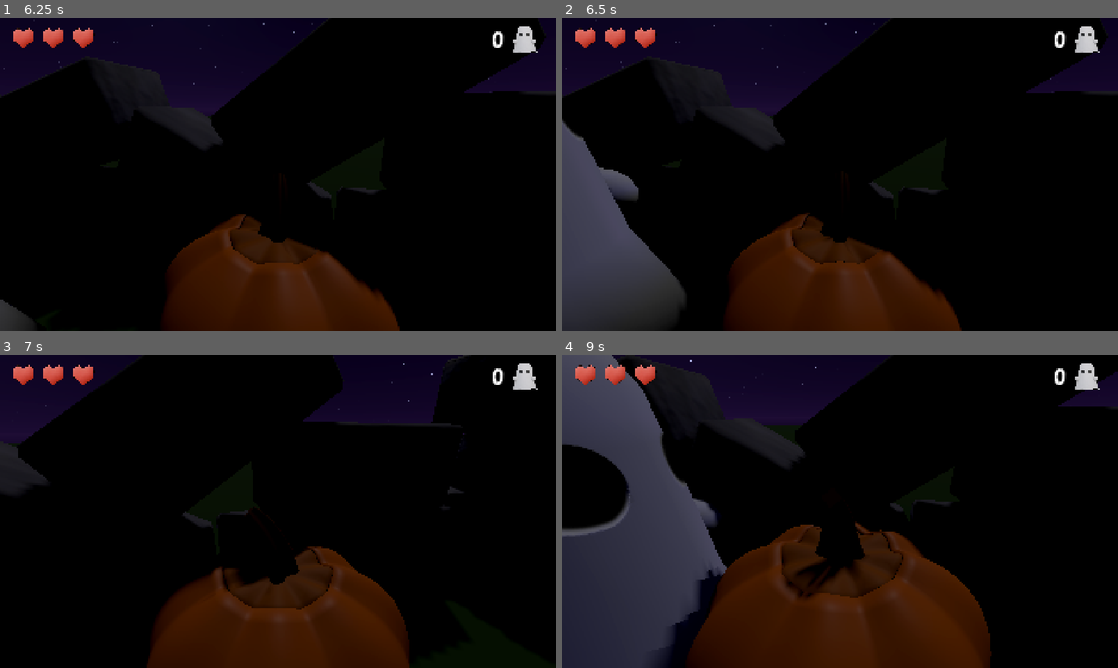
Above: before the commit, frames 1-4 (two rows, left to right).
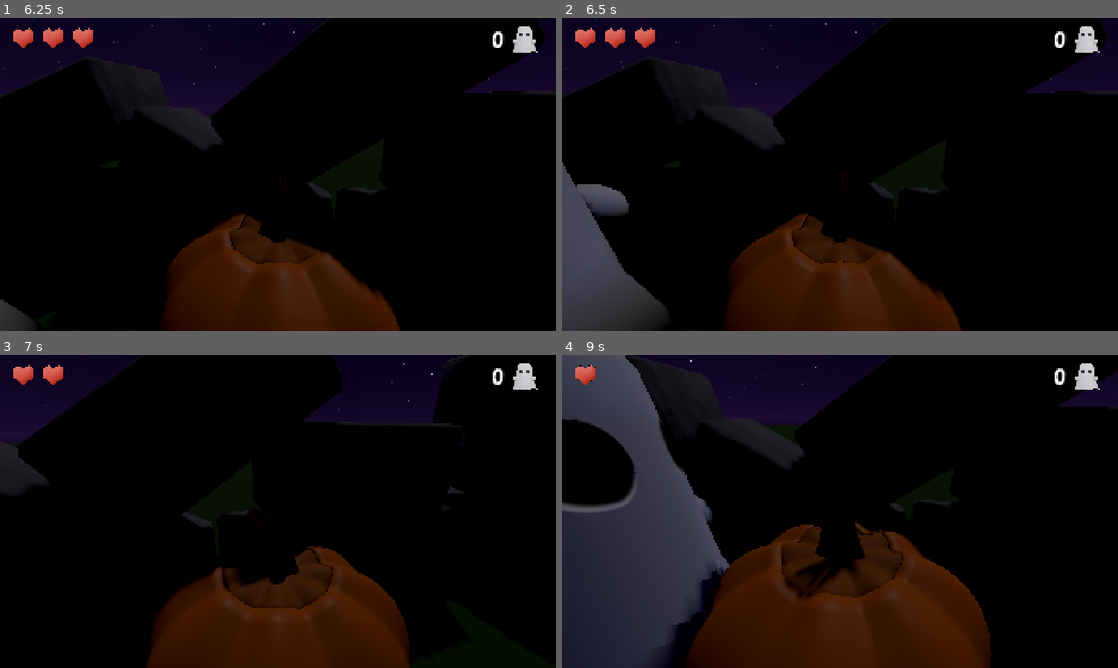
Above: after the commit, the same moments.

Repository: Dempsey845/moonlit-mayhem
Game: Godot game, scene res://Graveyard/graveyard.tscn
Two runs of this game, one before a commit and one after it. Both use one fixed random seed, a clock stepped at 60 frames per second and the inputs below.
Inputs (mouse positions are in pixels of both pictures, inside the frame that each line leads up to):
- Up to frame 1 (6.25 s): tap Enter at 0.5 s; move the mouse to (305, 174) at 0.52 s; hold W (move_forward) 0.53-5.78 s; tap E (interact) every 0.75 s from 0.6 to 5.85 s; click (305, 174) at 0.67 s; move the mouse to (250, 174) at 1.27 s; move the mouse to (289, 168) at 2.02 s; move the mouse to (272, 180) at 2.77 s; click (272, 180) at 2.92 s; move the mouse to (316, 177) at 3.52 s; move the mouse to (233, 171) at 4.27 s; move the mouse to (283, 174) at 5.02 s; click (283, 174) at 5.17 s; move the mouse to (255, 168) at 5.77 s; hold D (move_right) from 5.78 s (still down)
- Up to frame 2 (6.5 s): keep holding D (move_right)
- Up to frame 3 (7 s): move the mouse to (305, 511) at 6.52 s; release D (move_right) at 6.53 s; hold W (move_forward) from 6.53 s (still down); tap E (interact) at 6.6 s
- Up to frame 4 (9 s): move the mouse to (812, 511) at 7.27 s; tap E (interact) at 7.35, 8.1, 8.85 s; click (812, 511) at 7.42 s; move the mouse to (851, 505) at 8.02 s; move the mouse to (834, 517) at 8.77 s; release W (move_forward) at 8.78 s; hold A (move_left) from 8.78 s (still down)

Frame 1 is identical in both runs. In frame 2, 3.5% of the frame differs, in the area x 0-23%, y 32-96%; in frame 3, 0.2%; in frame 4, 3.2%.

Commit message:
Implemented the ghost attack and player damage.

Diff:
--- a/Ghost/ghost.gd
+++ b/Ghost/ghost.gd
@@ -4,15 +4,18 @@
 enum State { CHASE, FLEE, DEAD }
 
 @export var player: Node3D
+@export var player_health: PlayerHealth
 @export var chase_speed: float = 3.0
 @export var flee_speed: float = 4.0
 @export var repath_interval: float = 0.25
 @export var scatter_interval_min: float = 0.7
 @export var scatter_interval_max: float = 1.5
+@export var attack_cooldown: float = 1.0
 
 @onready var navigation_agent: NavigationAgent3D = $NavigationAgent3D
 @onready var animation_player: AnimationPlayer = %AnimationPlayer
 @onready var ghost_visual: GhostVisual = $Ghost
+@onready var attack_area: Area3D = $AttackArea
 
 var state: State = State.DEAD
 var repath_timer: float = 0.0
@@ -21,6 +24,9 @@
 var original_collision_mask: int
 
 var start_position: Vector3
+
+var is_attacking: bool = false
+var attack_cooldown_timer: float = 0.0
 
 
 func _ready() -> void:
@@ -31,6 +37,8 @@
 
 	navigation_agent.velocity_computed.connect(_on_velocity_computed)
 
+	animation_player.animation_finished.connect(_on_animation_finished)
+
 
 func _physics_process(delta: float) -> void:
 	if state == State.DEAD:
@@ -39,6 +47,30 @@
 	if not is_instance_valid(player):
 		velocity = Vector3.ZERO
 		navigation_agent.velocity = Vector3.ZERO
+		return
+
+	attack_cooldown_timer = maxf(attack_cooldown_timer - delta, 0.0)
+
+	if (
+		state == State.CHASE
+		and not is_attacking
+		and attack_cooldown_timer <= 0.0
+		and animation_player.current_animation != &"revive"
+		and attack_area.overlaps_body(player)
+	):
+		_start_attack()
+
+	if is_attacking:
+		navigation_agent.velocity = Vector3.ZERO
+		velocity.x = 0.0
+		velocity.z = 0.0
+
+		if not is_on_floor():
+			velocity += get_gravity() * delta
+		else:
+			velocity.y = 0.0
+
+		move_and_slide()
 		return
 
 	if NavigationServer3D.map_get_iteration_id(
@@ -121,6 +153,12 @@
 		return
 
 	state = new_state
+
+	if is_attacking:
+		is_attacking = false
+		attack_cooldown_timer = attack_cooldown
+		animation_player.play("bob")
+
 	repath_timer = 0.0
 
 
@@ -145,6 +183,10 @@
 	global_position = start_position
 	velocity = Vector3.ZERO
 	repath_timer = 0.0
+
+	is_attacking = false
+	attack_cooldown_timer = 0.0
+
 	state = start_state
 
 	ghost_visual.reset_death_effect()
@@ -163,7 +205,11 @@
 	animation_player.play("bob")
 
 func _on_velocity_computed(safe_velocity: Vector3) -> void:
-	if state == State.DEAD or not is_instance_valid(player):
+	if (
+		state == State.DEAD
+		or is_attacking
+		or not is_instance_valid(player)
+	):
 		return
 
 	velocity.x = safe_velocity.x
@@ -178,3 +224,38 @@
 		)
 
 	move_and_slide()
+
+func _start_attack() -> void:
+	is_attacking = true
+
+	velocity.x = 0.0
+	velocity.z = 0.0
+	navigation_agent.velocity = Vector3.ZERO
+
+	var direction: Vector3 = player.global_position - global_position
+	direction.y = 0.0
+
+	if direction.length_squared() > 0.001:
+		rotation.y = atan2(-direction.x, -direction.z)
+
+	ghost_visual.play_attack_animation()
+
+
+func _on_animation_finished(animation_name: StringName) -> void:
+	if animation_name != &"attack" or not is_attacking:
+		return
+
+	is_attacking = false
+	attack_cooldown_timer = attack_cooldown
+	repath_timer = 0.0
+
+	if state != State.DEAD:
+		animation_player.play("bob")
+
+func attack():
+	var overlapping_bodies = attack_area.get_overlapping_bodies()
+
+	for body in overlapping_bodies:
+		if body is Player:
+			player_health.take_damage(1)
+			return
--- a/Ghost/ghost.tscn
+++ b/Ghost/ghost.tscn
@@ -84,6 +84,20 @@
 "update": 0,
 "values": [Vector3(0, 3.1415925, 0), Vector3(0.2443461, 3.1415927, 0), Vector3(0, 3.1415925, 0)]
 }
+tracks/3/type = "method"
+tracks/3/imported = false
+tracks/3/enabled = true
+tracks/3/path = NodePath("..")
+tracks/3/interp = 1
+tracks/3/loop_wrap = true
+tracks/3/keys = {
+"times": PackedFloat32Array(0.2),
+"transitions": PackedFloat32Array(1),
+"values": [{
+"args": [],
+"method": &"attack"
+}]
+}
 
 [sub_resource type="Animation" id="Animation_rhyd0"]
 resource_name = "bob"
@@ -136,6 +150,8 @@
 &"revive": SubResource("Animation_bs0kc")
 }
 
+[sub_resource type="SphereShape3D" id="SphereShape3D_gei8a"]
+
 [node name="Ghost" type="CharacterBody3D" unique_id=250297818]
 collision_layer = 2
 collision_mask = 3
@@ -158,3 +174,11 @@
 unique_name_in_owner = true
 libraries/ = SubResource("AnimationLibrary_bs0kc")
 autoplay = &"bob"
+
+[node name="AttackArea" type="Area3D" parent="." unique_id=1120610829]
+transform = Transform3D(1, 0, 0, 0, 1, 0, 0, 0, 1, 0, 0.5, -0.9)
+collision_layer = 0
+collision_mask = 4
+
+[node name="CollisionShape3D" type="CollisionShape3D" parent="AttackArea" unique_id=1209643459]
+shape = SubResource("SphereShape3D_gei8a")
--- a/Ghost/ghost_visual.gd
+++ b/Ghost/ghost_visual.gd
@@ -29,3 +29,6 @@
         death_tween.kill()
 
     ghost_mesh.set_instance_shader_parameter("death_progress", 0.0)
+
+func play_attack_animation():
+    animation_player.play("attack")
--- a/Graveyard/graveyard.tscn
+++ b/Graveyard/graveyard.tscn
@@ -800,57 +800,70 @@
 
 [node name="Ghosts" type="Node3D" parent="." unique_id=1577121120]
 
-[node name="Ghost" parent="Ghosts" unique_id=250297818 node_paths=PackedStringArray("player") instance=ExtResource("3_oqqt7")]
+[node name="Ghost" parent="Ghosts" unique_id=250297818 node_paths=PackedStringArray("player", "player_health") instance=ExtResource("3_oqqt7")]
 transform = Transform3D(1, 0, 0, 0, 1, 0, 0, 0, 1, 3, 0, -3)
 player = NodePath("../../Player")
-
-[node name="Ghost2" parent="Ghosts" unique_id=921682990 node_paths=PackedStringArray("player") instance=ExtResource("3_oqqt7")]
+player_health = NodePath("../../PlayerHealth")
+
+[node name="Ghost2" parent="Ghosts" unique_id=921682990 node_paths=PackedStringArray("player", "player_health") instance=ExtResource("3_oqqt7")]
 transform = Transform3D(1, 0, 0, 0, 1, 0, 0, 0, 1, -5.798174, 0, -6.384566)
 player = NodePath("../../Player")
-
-[node name="Ghost3" parent="Ghosts" unique_id=1240601739 node_paths=PackedStringArray("player") instance=ExtResource("3_oqqt7")]
+player_health = NodePath("../../PlayerHealth")
+
+[node name="Ghost3" parent="Ghosts" unique_id=1240601739 node_paths=PackedStringArray("player", "player_health") instance=ExtResource("3_oqqt7")]
 transform = Transform3D(1, 0, 0, 0, 1, 0, 0, 0, 1, 5.683134, -9.536743e-07, 6.1117854)
 player = NodePath("../../Player")
-
-[node name="Ghost4" parent="Ghosts" unique_id=1604923520 node_paths=PackedStringArray("player") instance=ExtResource("3_oqqt7")]
+player_health = NodePath("../../PlayerHealth")
+
+[node name="Ghost4" parent="Ghosts" unique_id=1604923520 node_paths=PackedStringArray("player", "player_health") instance=ExtResource("3_oqqt7")]
 transform = Transform3D(1, 0, 0, 0, 1, 0, 0, 0, 1, -5.3772993, -9.536743e-07, 6.23109)
 player = NodePath("../../Player")
-
-[node name="Ghost5" parent="Ghosts" unique_id=1491107534 node_paths=PackedStringArray("player") instance=ExtResource("3_oqqt7")]
+player_health = NodePath("../../PlayerHealth")
+
+[node name="Ghost5" parent="Ghosts" unique_id=1491107534 node_paths=PackedStringArray("player", "player_health") instance=ExtResource("3_oqqt7")]
 transform = Transform3D(1, 0, 0, 0, 1, 0, 0, 0, 1, -7.7621, -1.9073486e-06, 0.7538872)
 player = NodePath("../../Player")
-
-[node name="Ghost6" parent="Ghosts" unique_id=1180361364 node_paths=PackedStringArray("player") instance=ExtResource("3_oqqt7")]
+player_health = NodePath("../../PlayerHealth")
+
+[node name="Ghost6" parent="Ghosts" unique_id=1180361364 node_paths=PackedStringArray("player", "player_health") instance=ExtResource("3_oqqt7")]
 transform = Transform3D(1, 0, 0, 0, 1, 0, 0, 0, 1, 6.897991, -2.861023e-06, -7.6761713)
 player = NodePath("../../Player")
-
-[node name="Ghost7" parent="Ghosts" unique_id=1783376119 node_paths=PackedStringArray("player") instance=ExtResource("3_oqqt7")]
+player_health = NodePath("../../PlayerHealth")
+
+[node name="Ghost7" parent="Ghosts" unique_id=1783376119 node_paths=PackedStringArray("player", "player_health") instance=ExtResource("3_oqqt7")]
 transform = Transform3D(1, 0, 0, 0, 1, 0, 0, 0, 1, 6.644883, -3.8146973e-06, 1.9613447)
 player = NodePath("../../Player")
-
-[node name="Ghost8" parent="Ghosts" unique_id=670884773 node_paths=PackedStringArray("player") instance=ExtResource("3_oqqt7")]
+player_health = NodePath("../../PlayerHealth")
+
+[node name="Ghost8" parent="Ghosts" unique_id=670884773 node_paths=PackedStringArray("player", "player_health") instance=ExtResource("3_oqqt7")]
 transform = Transform3D(1, 0, 0, 0, 1, 0, 0, 0, 1, -0.7437701, -4.7683716e-06, 7.012612)
 player = NodePath("../../Player")
-
-[node name="Ghost9" parent="Ghosts" unique_id=2019152283 node_paths=PackedStringArray("player") instance=ExtResource("3_oqqt7")]
+player_health = NodePath("../../PlayerHealth")
+
+[node name="Ghost9" parent="Ghosts" unique_id=2019152283 node_paths=PackedStringArray("player", "player_health") instance=ExtResource("3_oqqt7")]
 transform = Transform3D(1, 0, 0, 0, 1, 0, 0, 0, 1, 1.7376575, -3.8146973e-06, -7.8184886)
 player = NodePath("../../Player")
-
-[node name="Ghost10" parent="Ghosts" unique_id=1464912033 node_paths=PackedStringArray("player") instance=ExtResource("3_oqqt7")]
+player_health = NodePath("../../PlayerHealth")
+
+[node name="Ghost10" parent="Ghosts" unique_id=1464912033 node_paths=PackedStringArray("player", "player_health") instance=ExtResource("3_oqqt7")]
 transform = Transform3D(1, 0, 0, 0, 1, 0, 0, 0, 1, -4.570692, -3.8146973e-06, 3.471211)
 player = NodePath("../../Player")
-
-[node name="Ghost11" parent="Ghosts" unique_id=175797724 node_paths=PackedStringArray("player") instance=ExtResource("3_oqqt7")]
+player_health = NodePath("../../PlayerHealth")
+
+[node name="Ghost11" parent="Ghosts" unique_id=175797724 node_paths=PackedStringArray("player", "player_health") instance=ExtResource("3_oqqt7")]
 transform = Transform3D(1, 0, 0, 0, 1, 0, 0, 0, 1, -5.16193, -4.7683716e-06, -2.182788)
 player = NodePath("../../Player")
-
-[node name="Ghost12" parent="Ghosts" unique_id=1588996048 node_paths=PackedStringArray("player") instance=ExtResource("3_oqqt7")]
+player_health = NodePath("../../PlayerHealth")
+
+[node name="Ghost12" parent="Ghosts" unique_id=1588996048 node_paths=PackedStringArray("player", "player_health") instance=ExtResource("3_oqqt7")]
 transform = Transform3D(1, 0, 0, 0, 1, 0, 0, 0, 1, 1.775609, -4.7683716e-06, 3.9407158)
 player = NodePath("../../Player")
-
-[node name="Ghost13" parent="Ghosts" unique_id=1828244439 node_paths=PackedStringArray("player") instance=ExtResource("3_oqqt7")]
+player_health = NodePath("../../PlayerHealth")
+
+[node name="Ghost13" parent="Ghosts" unique_id=1828244439 node_paths=PackedStringArray("player", "player_health") instance=ExtResource("3_oqqt7")]
 transform = Transform3D(1, 0, 0, 0, 1, 0, 0, 0, 1, 5.6340313, -4.7683716e-06, -3.068523)
 player = NodePath("../../Player")
+player_health = NodePath("../../PlayerHealth")
 
 [node name="MoonlightSP" type="Marker3D" parent="." unique_id=193816565]
 transform = Transform3D(1, 0, 0, 0, 1, 0, 0, 0, 1, 12.974534, 0, -0.02279234)
